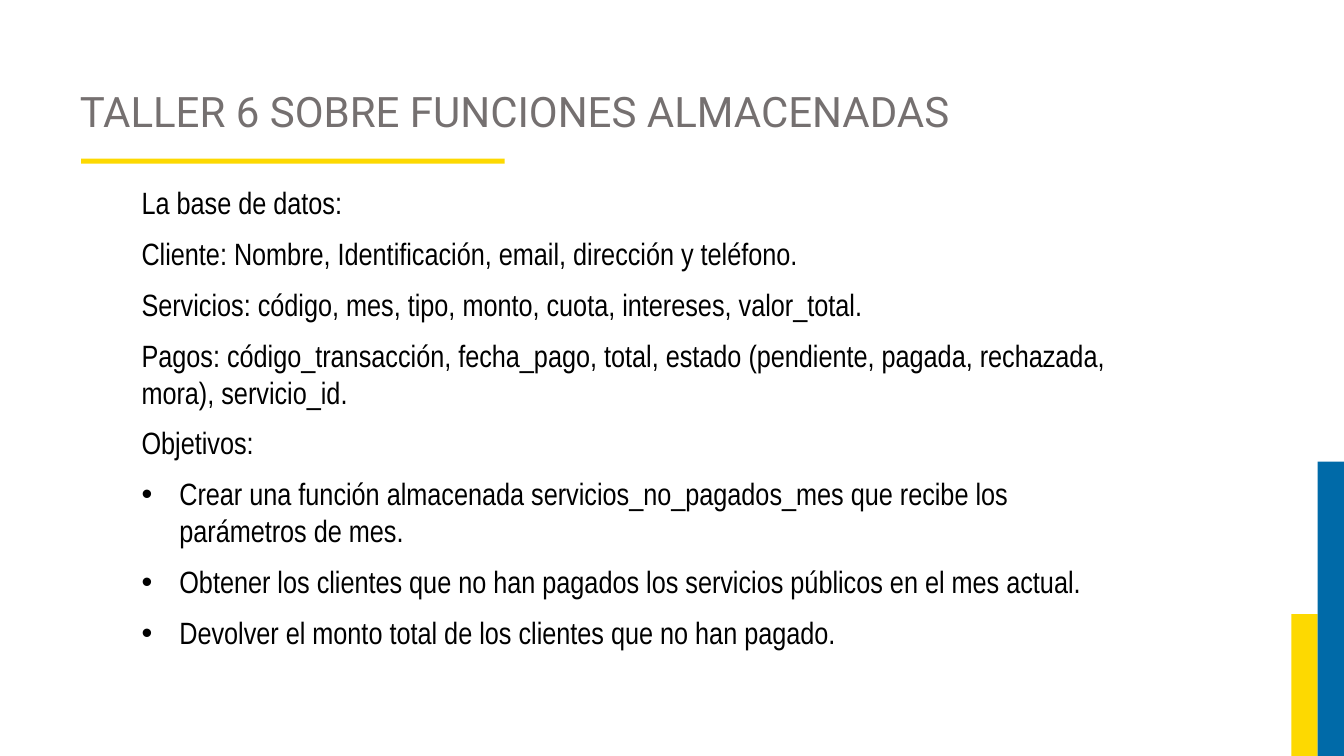
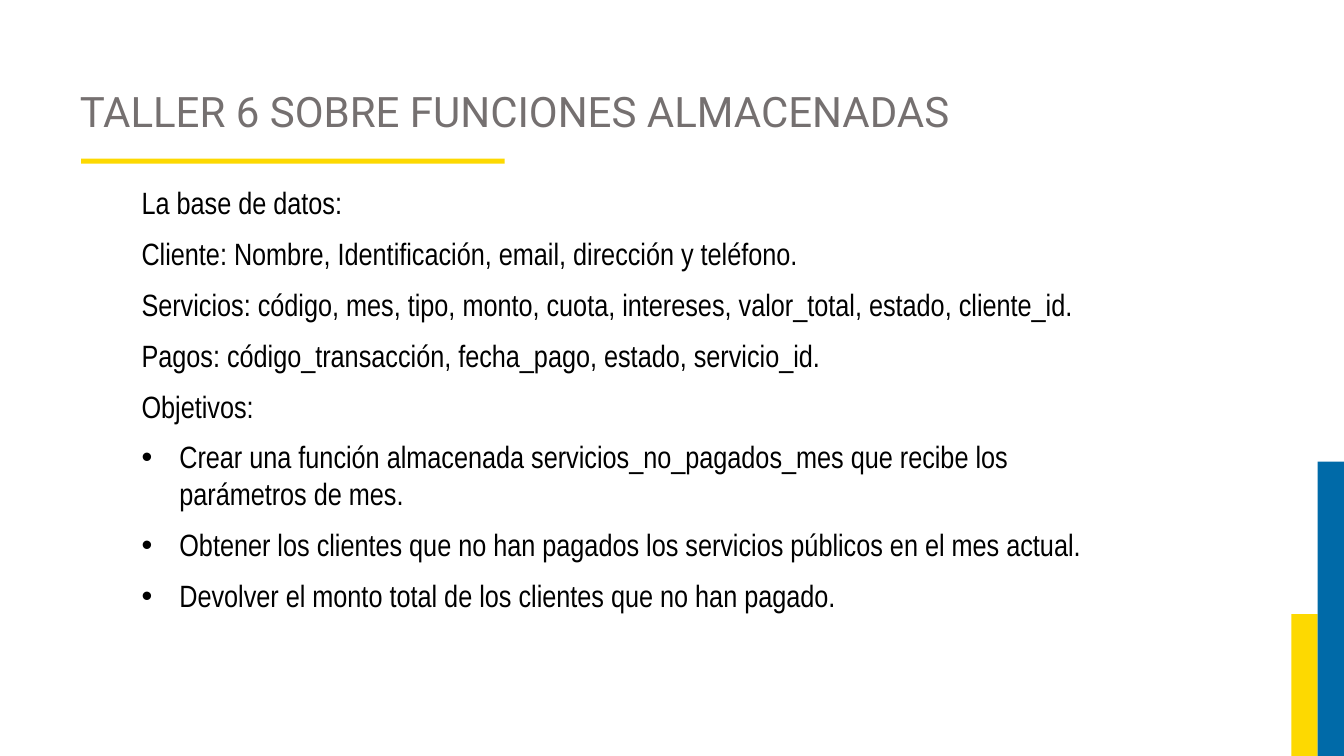
Before and after one commit to JorgeAlejandroAguirreGutierrez/proyecto-luis, a slide deck: slide 71 of Curso Base de Datos 2/DIAPOSITIVAS BASES DE DATOS 2.pptx (slide 70 before the commit). Drawn at 1344x756 pixels with LibreOffice and Linux fonts; fonts in the diff are those of the drawing; background and template pictures are left out. Boxes give left, top, right and bottom in pixels: in the first picture for what was removed or moved away, otherwise in the second. Text is boxed around its words. In the diff, an @@ line names an element or a change of style, - is before the commit and + after.

```diff
--- a/Curso Base de Datos 2/DIAPOSITIVAS BASES DE DATOS 2.pptx
+++ b/Curso Base de Datos 2/DIAPOSITIVAS BASES DE DATOS 2.pptx
@@ text at [142, 293, 1073, 373]: text changed @@
-Servicios: código, mes, tipo, monto, cuota, intereses, valor_total.
-Pagos: código_transacción, fecha_pago, total, estado (pendiente, pagada, rechazada, mora), servicio_id.
+Servicios: código, mes, tipo, monto, cuota, intereses, valor_total, estado, cliente_id.
+Pagos: código_transacción, fecha_pago, estado, servicio_id.
```
Also in this commit, not shown: 4 other slides changed, 16 slides added, 8 slides removed, 22 other files.
